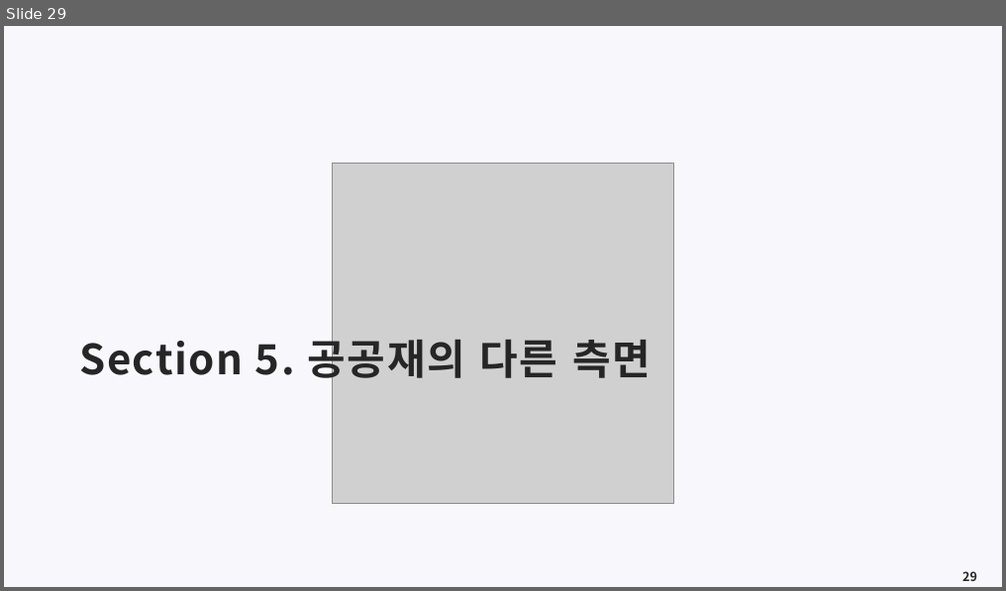
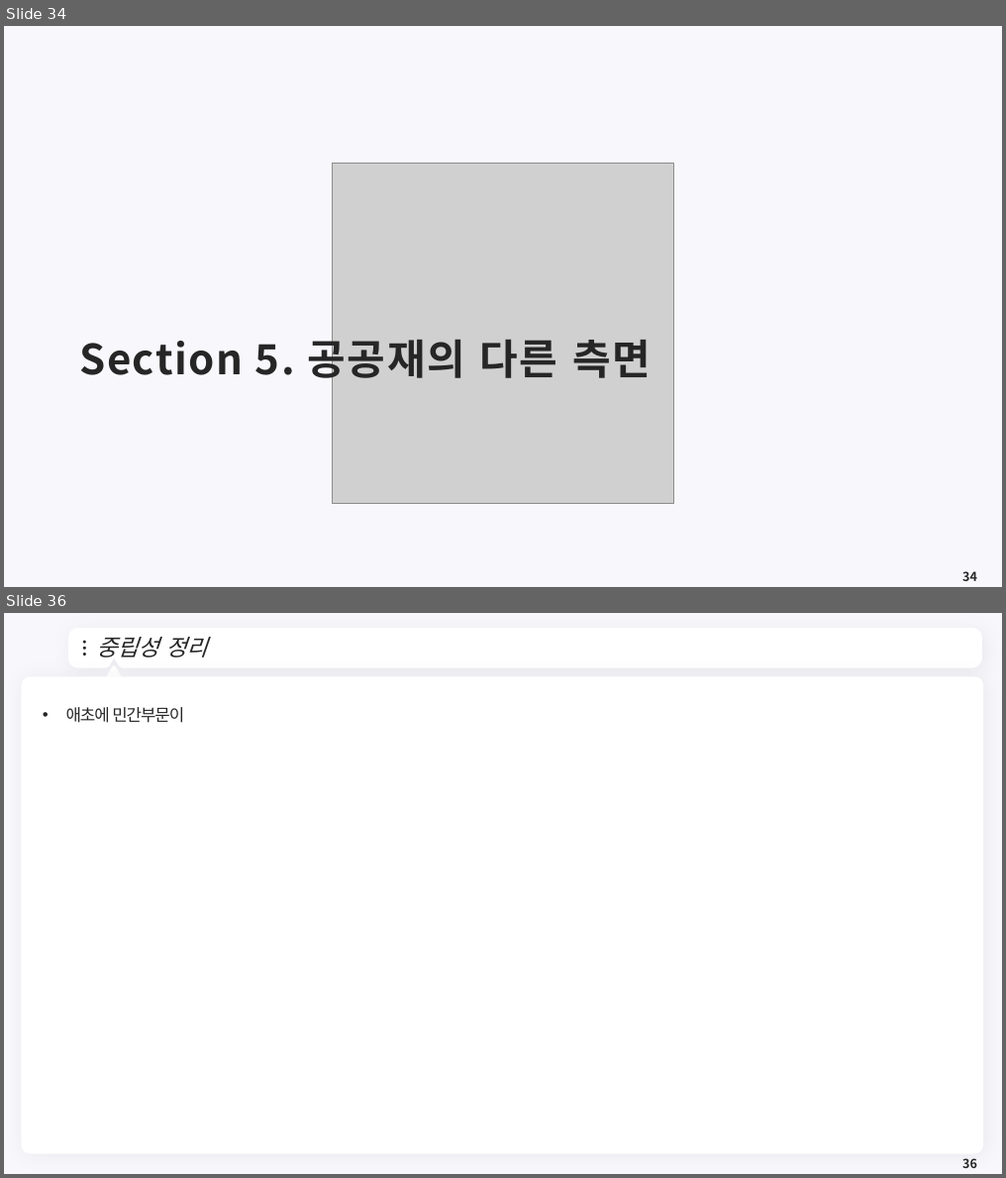
Before and after one commit to meandthey/Teaching, a slide deck: 재정학/01_Lectures/재정학_Chapter_4.pptx. Shown one above the other, each under a label of ours: slide 29 before the commit, slides 34 and 36 after it; the slides between them are not shown. The pictures are 1006x591 and 1006x1178 pixels, drawn with LibreOffice and Linux fonts; fonts in the diff are those of the drawing; grey boxes stand for pictures; background and template pictures are left out. Boxes give left, top, right and bottom in pixels: in the first picture for what was removed or moved away, otherwise in the second. Text is boxed around its words. In the diff, an @@ line names an element or a change of style, - is before the commit and + after.

```diff
--- a/재정학/01_Lectures/재정학_Chapter_4.pptx
+++ b/재정학/01_Lectures/재정학_Chapter_4.pptx
@@ slide 36 added at bbox=[4, 613, 1002, 1174], background #F8F7FC @@
@@ freeform shape added at bbox=[72, 632, 979, 664], fill #FFFFFF, outline #FFFFFF 7.25 pt @@
@@ ellipse added at bbox=[83, 641, 86, 644], fill #262626 @@
@@ title added at bbox=[96, 637, 207, 658], 22 pt, text #262626, italic @@
+중립성 정리
@@ ellipse added at bbox=[83, 647, 86, 650], fill #262626 @@
@@ ellipse added at bbox=[83, 653, 86, 656], fill #262626 @@
@@ triangle added at bbox=[105, 667, 122, 682], fill #FFFFFF, outline #FFFFFF 3.75 pt @@
@@ freeform shape added at bbox=[958, 643, 967, 655], fill #FFFFFF @@
@@ rounded rectangle added at bbox=[21, 676, 984, 1155], fill #FFFFFF @@
@@ text added at bbox=[66, 707, 184, 723], 16 pt, text #262626 @@
+• 애초에 민간부문이
@@ page number added at bbox=[962, 1158, 977, 1168], 12 pt, text #262626, bold @@
+36
@@ what was slide 29 is now slide 34 @@
@@ page number at bbox=[962, 571, 977, 581]: text changed @@
-29
+34
```
Also in this commit, not shown: 1 slide changed, 7 other slides added.
